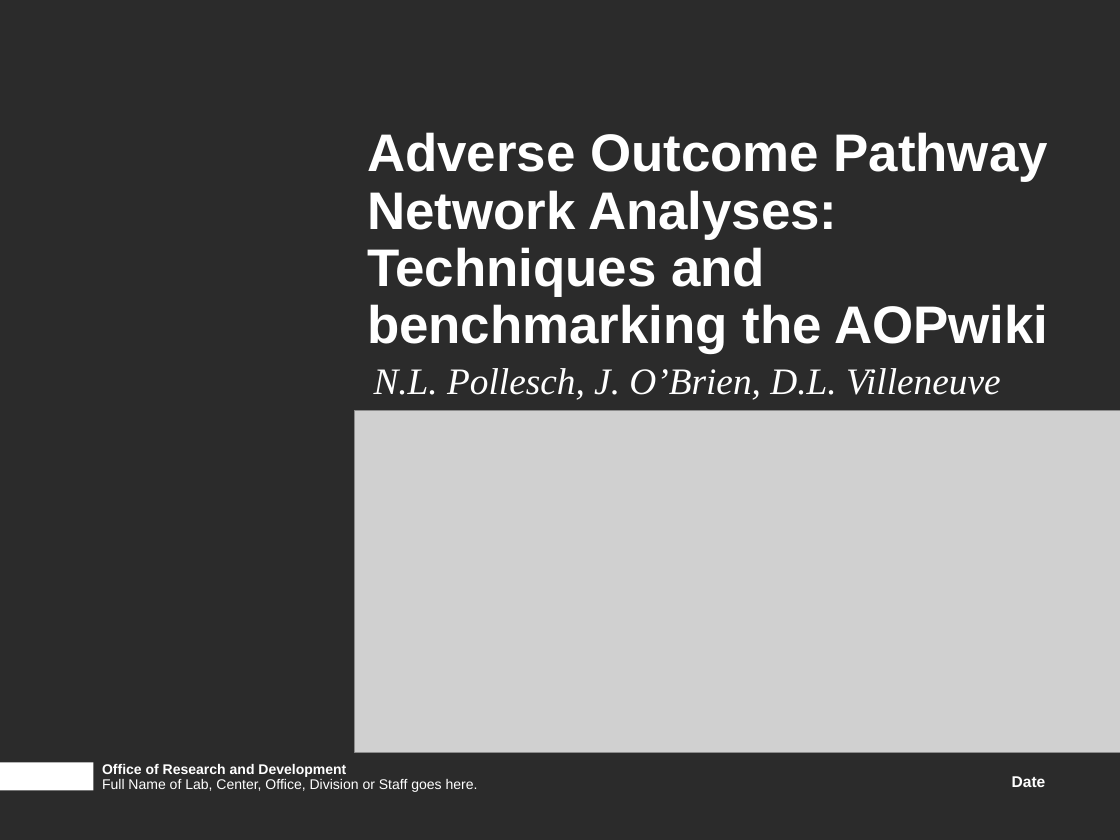
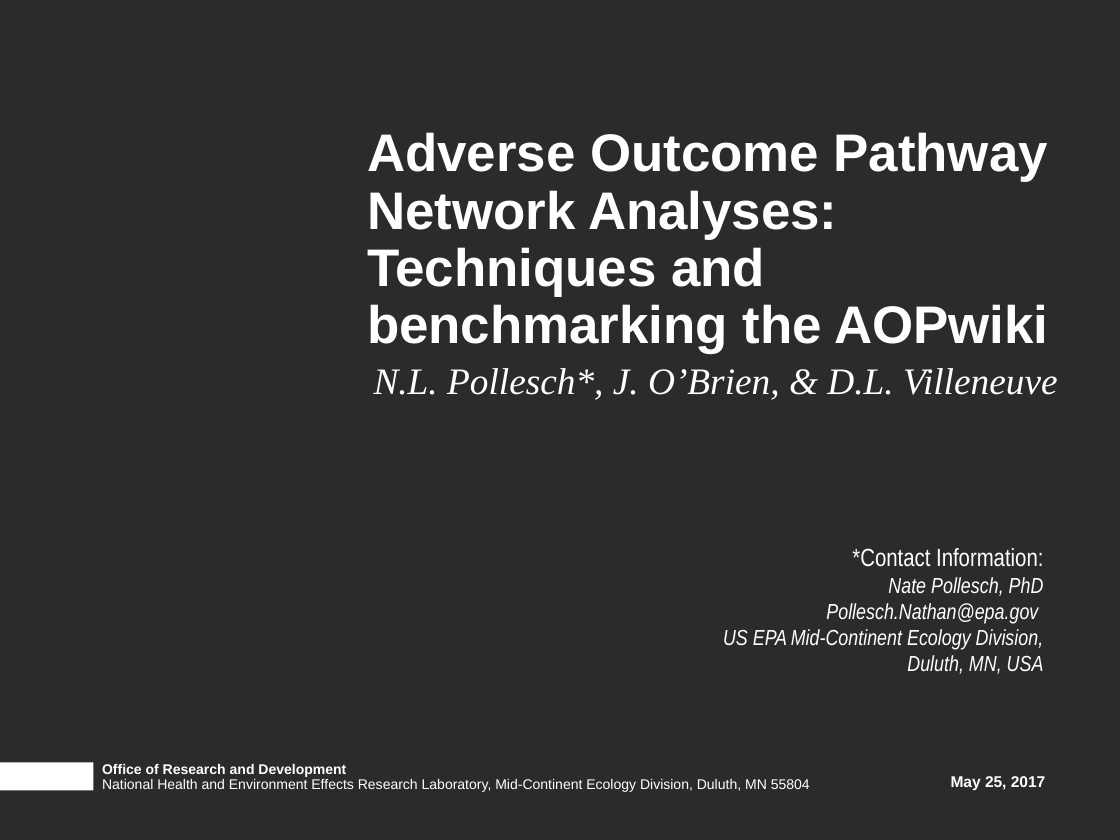
Before and after one commit to npollesch/AOPWiki, a slide deck: slide 1 of Presentations/AOPNA_EPA.pptx. Drawn at 1120x840 pixels with LibreOffice and Linux fonts; fonts in the diff are those of the drawing; grey boxes stand for pictures; background and template pictures are left out; a plain dark background stands for a picture behind light text. Boxes give left, top, right and bottom in pixels: in the first picture for what was removed or moved away, otherwise in the second. Text is boxed around its words. In the diff, an @@ line names an element or a change of style, - is before the commit and + after.

```diff
--- a/Presentations/AOPNA_EPA.pptx
+++ b/Presentations/AOPNA_EPA.pptx
@@ subtitle at (x1=374, y1=368, x2=1058, y2=400): text changed @@
-N.L. Pollesch, J. O’Brien, D.L. Villeneuve
+N.L. Pollesch*, J. O’Brien, & D.L. Villeneuve
@@ picture removed at (x1=355, y1=411, x2=1120, y2=753) @@
@@ text added at (x1=723, y1=548, x2=1044, y2=674), 14 pt, text #FFFFFF, italic @@
+*Contact Information:
+Nate Pollesch, PhD
+Pollesch.Nathan@epa.gov
+US EPA Mid-Continent Ecology Division, Duluth, MN, USA
@@ text at (x1=102, y1=779, x2=810, y2=792): text changed @@
-Full Name of Lab, Center, Office, Division or Staff goes here.
+National Health and Environment Effects Research Laboratory, Mid-Continent Ecology Division, Duluth, MN 55804
@@ text at (x1=951, y1=776, x2=1046, y2=790): text changed @@
-Date
+May 25, 2017
```
Also in this commit, not shown: 2 other slides changed, 6 slides added, 43 other files.
